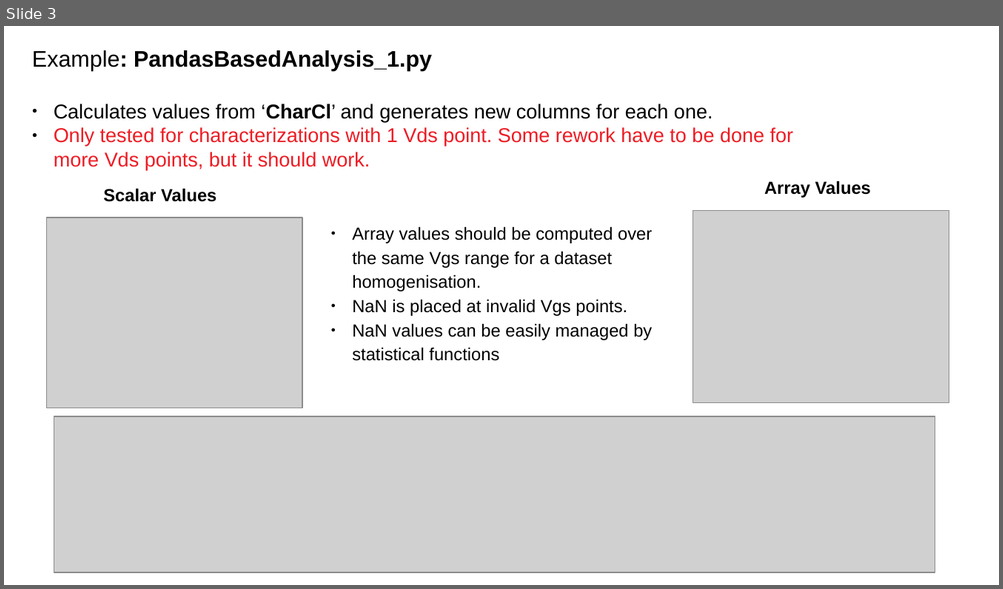
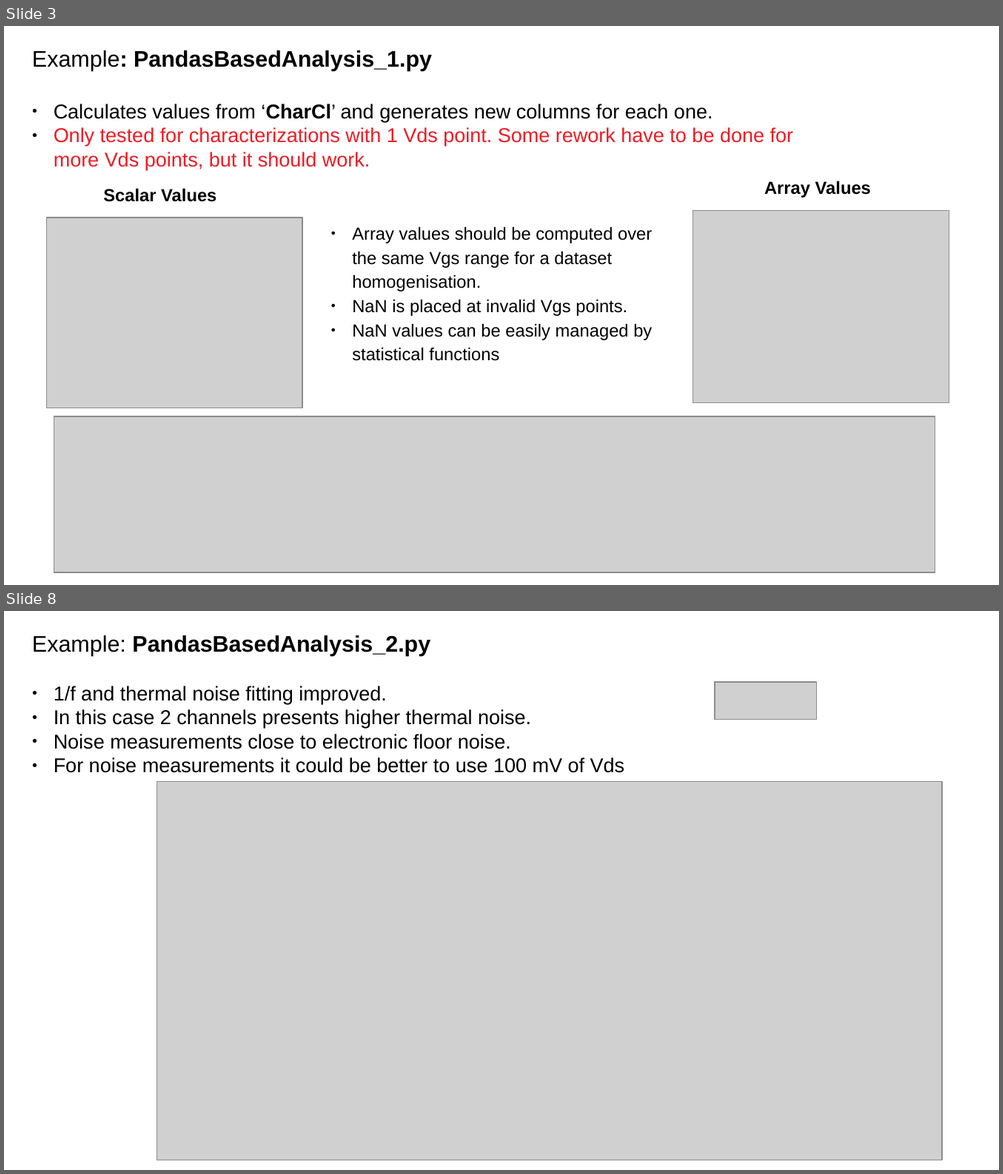
Before and after one commit to aguimera/PyGFETdb, a slide deck: Examples/Examples_doc.odp. Shown one above the other, each under a label of ours: slide 3 before the commit, slides 3 and 8 after it; the slides between them are not shown. The pictures are 1003x589 and 1003x1174 pixels, drawn with LibreOffice and Linux fonts; fonts in the diff are those of the drawing; grey boxes stand for pictures. Boxes give left, top, right and bottom in pixels: in the first picture for what was removed or moved away, otherwise in the second. Text is boxed around its words. In the diff, an @@ line names an element or a change of style, - is before the commit and + after.

Commit message:
add examples

```diff
--- a/Examples/Examples_doc.odp
+++ b/Examples/Examples_doc.odp
@@ slide 8 added at [4, 611, 999, 1170], background #FFFFFF @@
@@ text added at [32, 635, 625, 773], 16 pt, text #000000 @@
+Example: PandasBasedAnalysis_2.py
+● 1/f and thermal noise fitting improved.
+● In this case 2 channels presents higher thermal noise.
+● Noise measurements close to electronic floor noise.
+● For noise measurements it could be better to use 100 mV of Vds
@@ picture added at [714, 682, 817, 721] @@
@@ picture added at [156, 782, 942, 1161] @@
```
Also in this commit, not shown: 1 slide changed, 3 other slides added, 4 other files.
